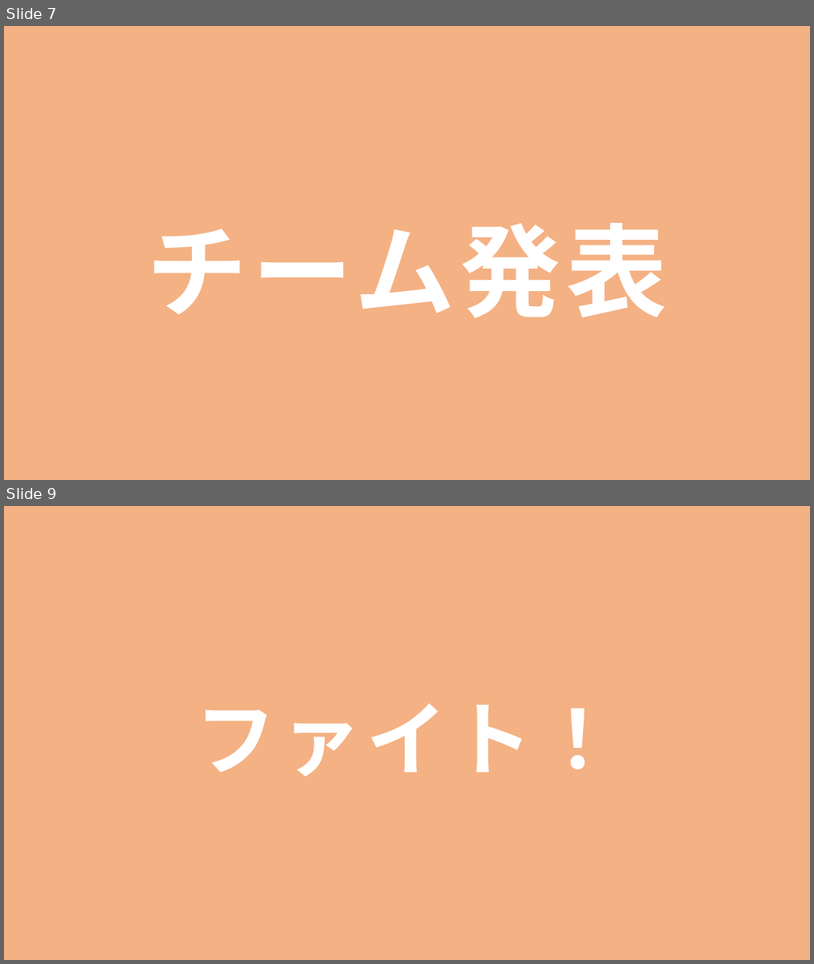
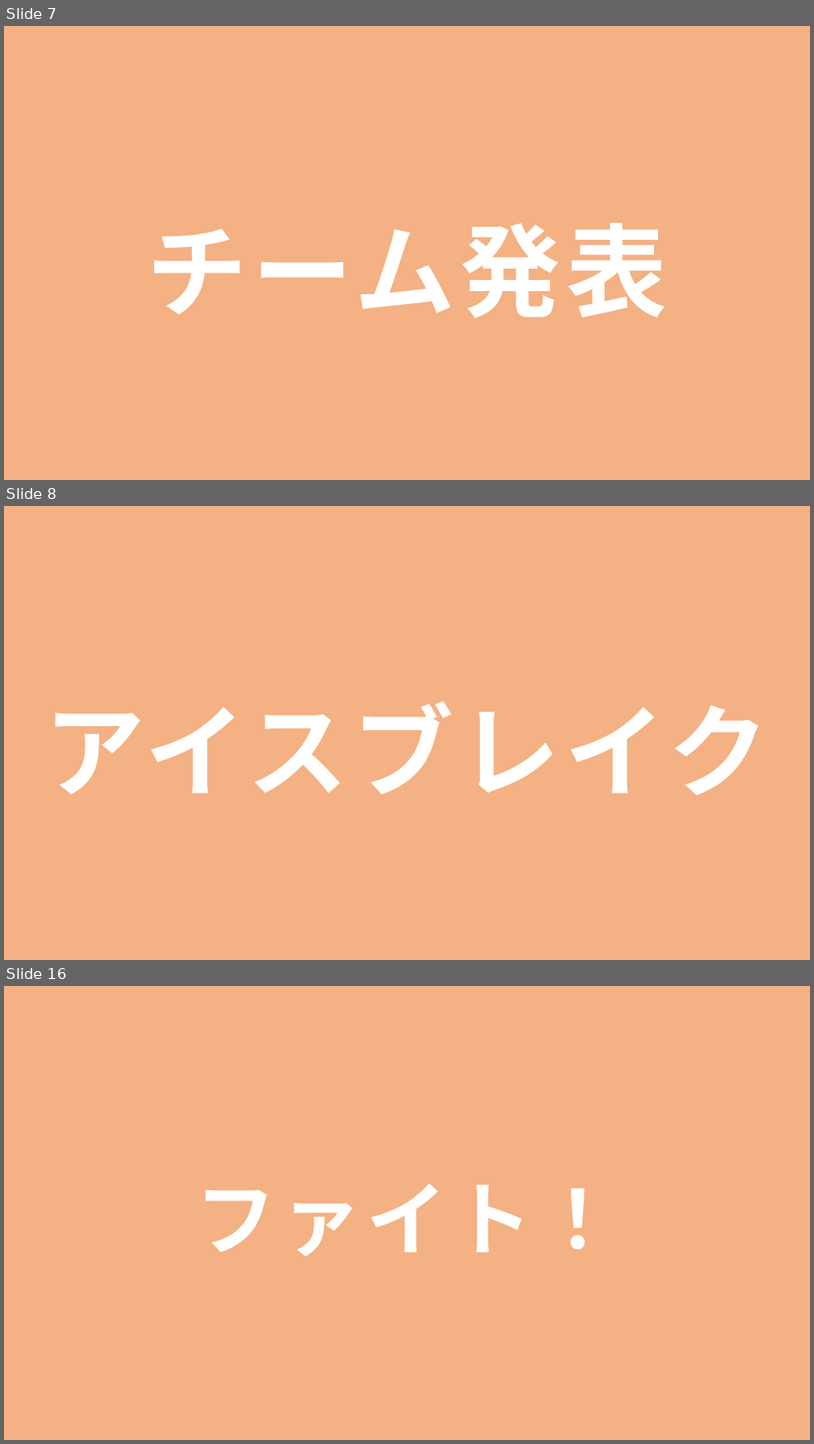
Before and after one commit to jack-app/jackhack2018_management, a slide deck: pptx/jackhack2018_opening.pptx. Shown one above the other, each under a label of ours: slides 7 and 9 before the commit, slides 7, 8 and 16 after it; the slides between them are not shown. The pictures are 814x964 and 814x1444 pixels, drawn with LibreOffice and Linux fonts; fonts in the diff are those of the drawing. Boxes give left, top, right and bottom in pixels: in the first picture for what was removed or moved away, otherwise in the second. Text is boxed around its words. In the diff, an @@ line names an element or a change of style, - is before the commit and + after.

Commit message:
アイスブレイク追加（パワポのお話し）

```diff
--- a/pptx/jackhack2018_opening.pptx
+++ b/pptx/jackhack2018_opening.pptx
@@ slide 8 added at [4, 506, 810, 960], background #F4B183 @@
@@ text added at [44, 701, 769, 795], 120 pt, text #FFFFFF, bold @@
+アイスブレイク
@@ what was slide 9 is now slide 16 @@
```
Also in this commit, not shown: 4 slides changed, 6 other slides added, 1 other file.
